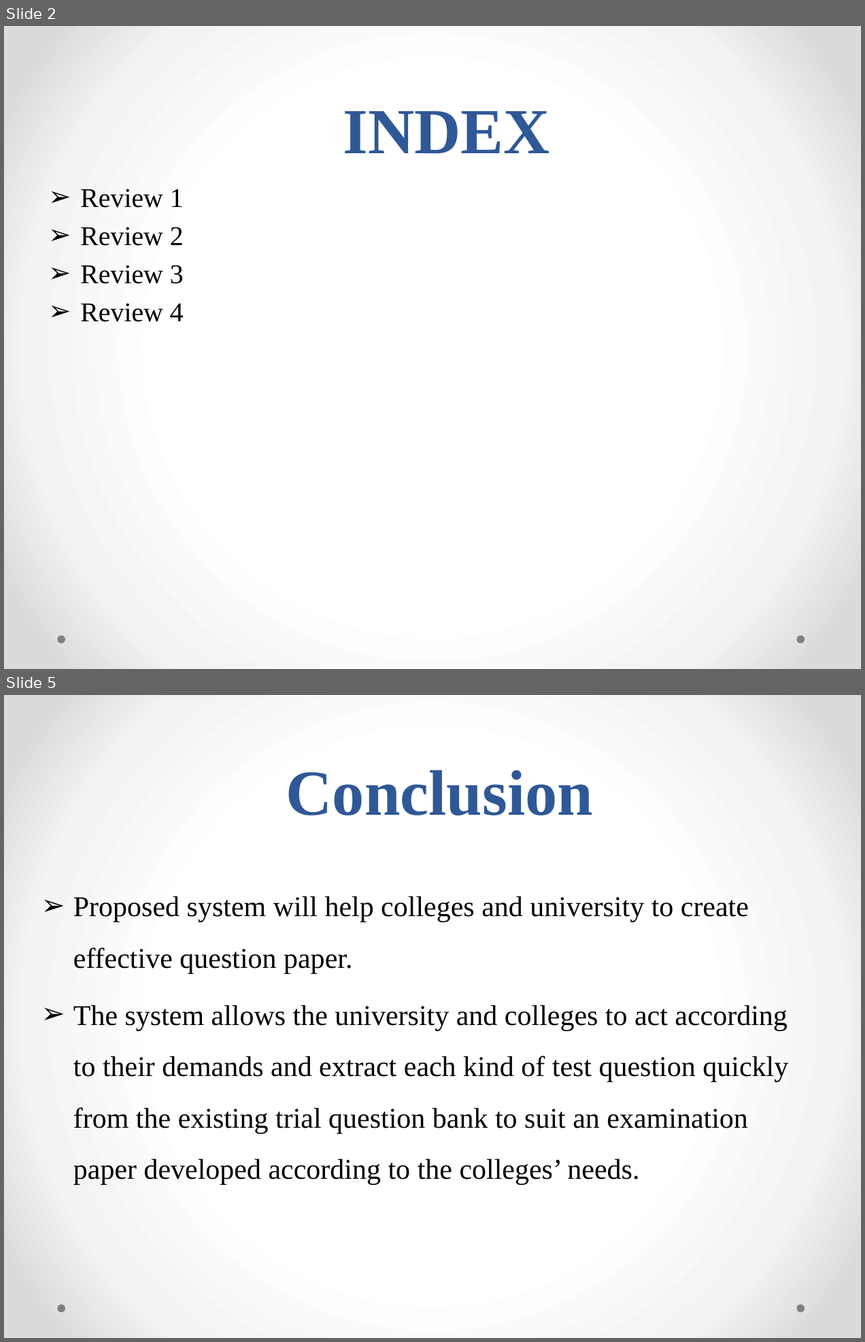
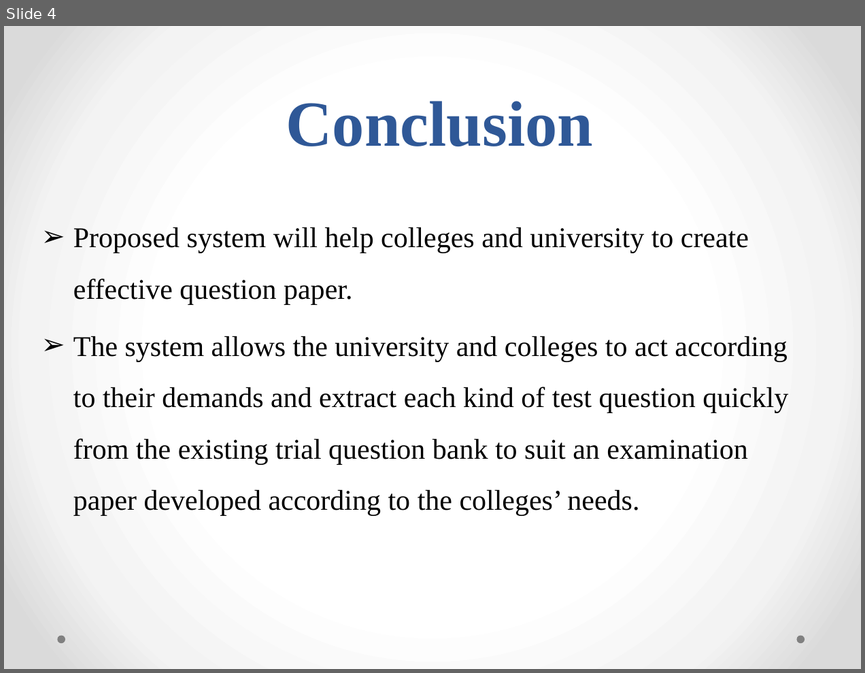
Before and after one commit to ShreyasJejurkar/AutomaticQuestionPaperGeneration, a slide deck: BE project/main ppt.pptx. Shown one above the other, each under a label of ours: slides 2 and 5 before the commit, slide 4 after it; the slides between them are not shown. The pictures are 865x1342 and 865x673 pixels, drawn with LibreOffice and Linux fonts; fonts in the diff are those of the drawing. Boxes give left, top, right and bottom in pixels: in the first picture for what was removed or moved away, otherwise in the second. Text is boxed around its words. In the diff, an @@ line names an element or a change of style, - is before the commit and + after.

```diff
--- a/BE project/main ppt.pptx
+++ b/BE project/main ppt.pptx
@@ slide 2 removed at box(4, 26, 861, 669), background gradient #FFFFFF to #F4F4F4 to #DADADA; not listed: 2 template elements that a slide beside it also shows @@
@@ title removed at box(343, 111, 550, 153) @@
-INDEX
@@ text removed at box(80, 189, 184, 322) @@
-➢ Review 1
-➢ Review 2
-➢ Review 3
-➢ Review 4
@@ what was slide 5 is now slide 4 @@
```
Also in this commit, not shown: 3 slides changed, 3 other files.
